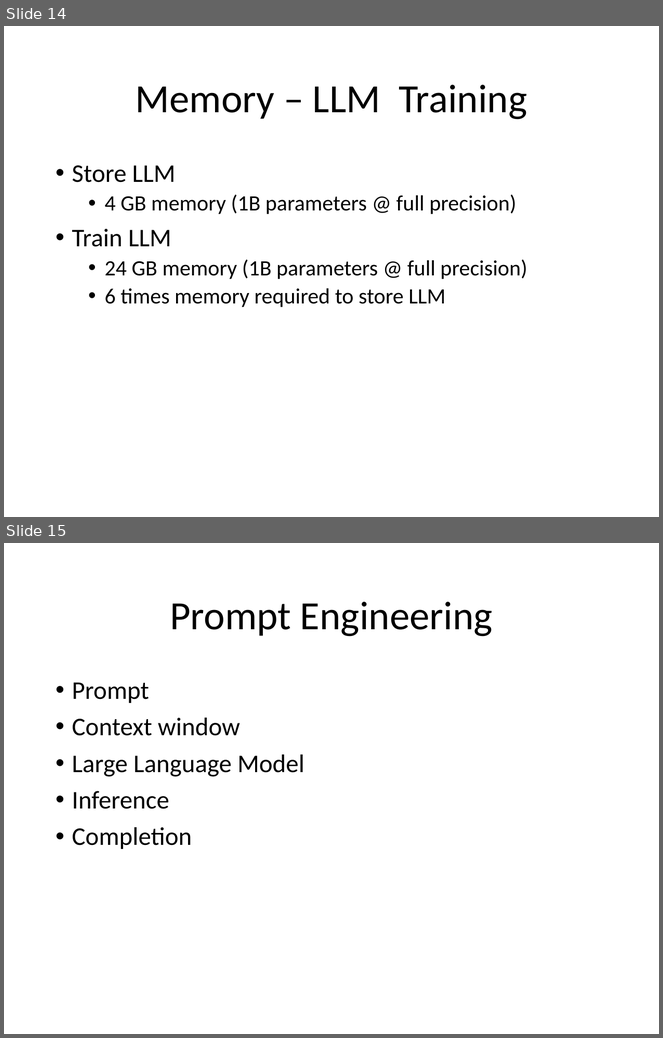
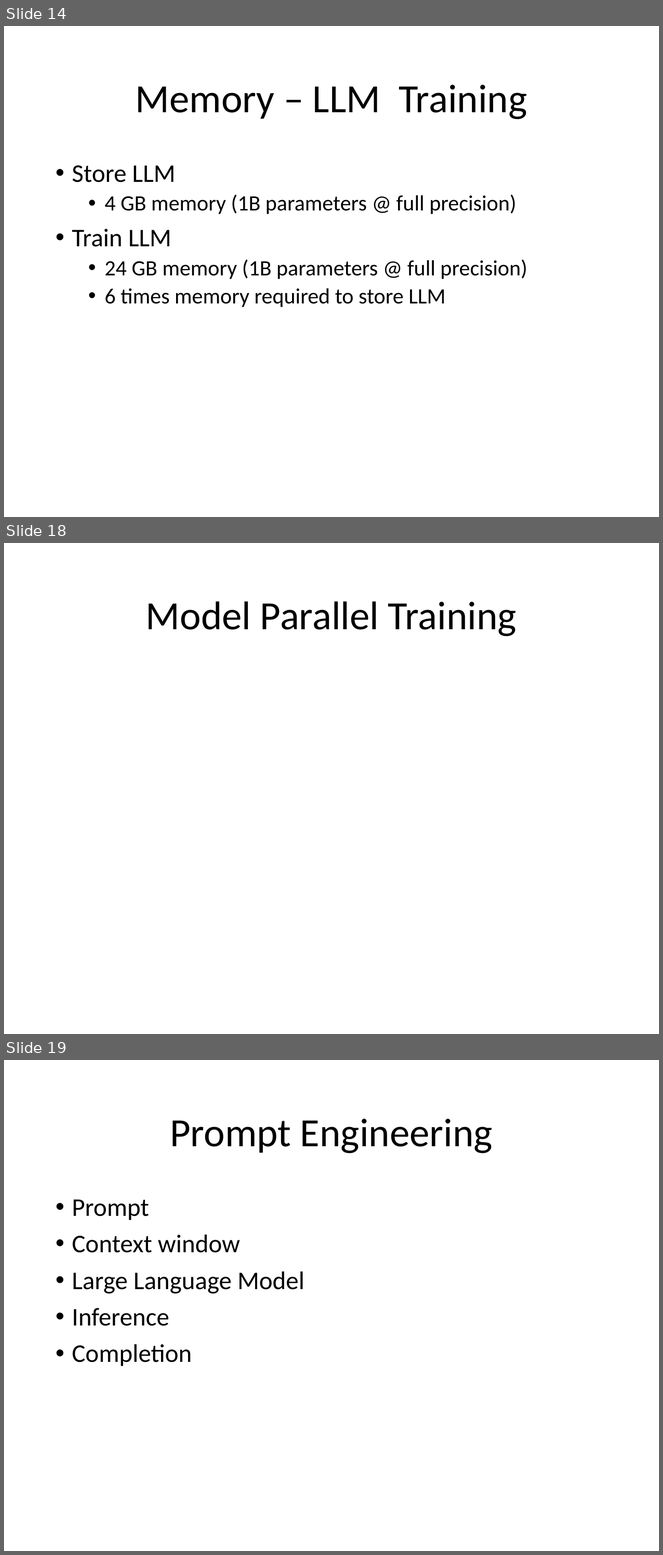
Before and after one commit to look4pritam/LargeLanguageModels, a slide deck: Presentations/LargeLanguageModels.pptx. Shown one above the other, each under a label of ours: slides 14 and 15 before the commit, slides 14, 18 and 19 after it; the slides between them are not shown. The pictures are 663x1038 and 663x1555 pixels, drawn with LibreOffice and Linux fonts; fonts in the diff are those of the drawing. Boxes give left, top, right and bottom in pixels: in the first picture for what was removed or moved away, otherwise in the second. Text is boxed around its words. In the diff, an @@ line names an element or a change of style, - is before the commit and + after.

```diff
--- a/Presentations/LargeLanguageModels.pptx
+++ b/Presentations/LargeLanguageModels.pptx
@@ slide 18 added at box(4, 543, 659, 1034), background #FFFFFF @@
@@ title added at box(146, 601, 517, 637), 44 pt, text #000000 @@
+Model Parallel Training
@@ what was slide 15 is now slide 19 @@
```
Also in this commit, not shown: 3 other slides added.
